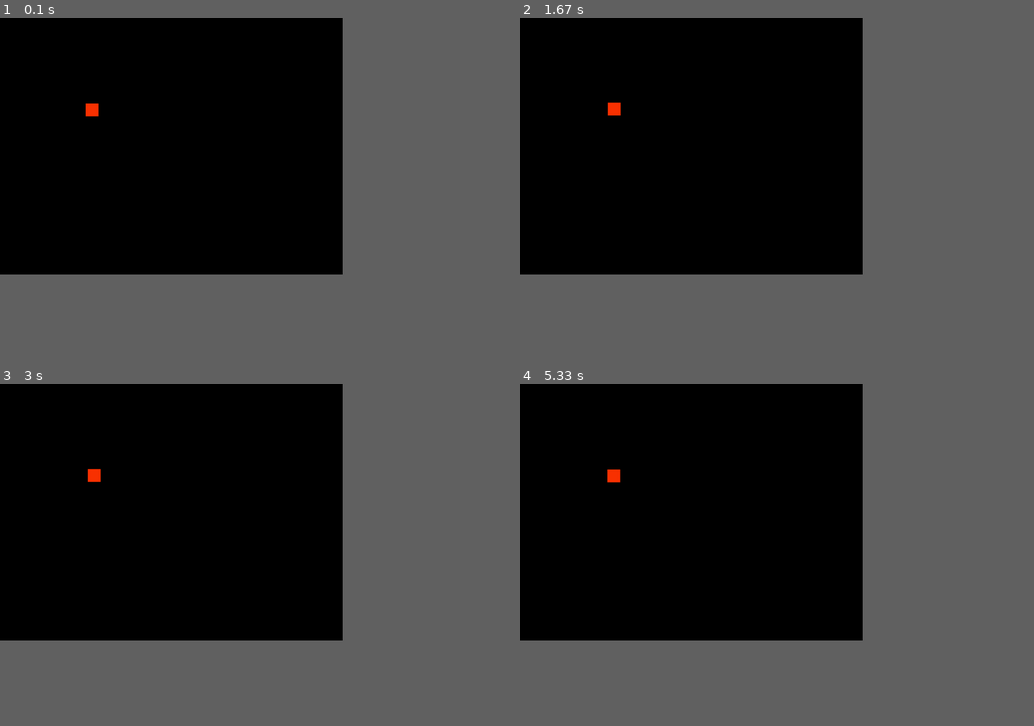
Above: before the commit, frames 1-4 (two rows, left to right).
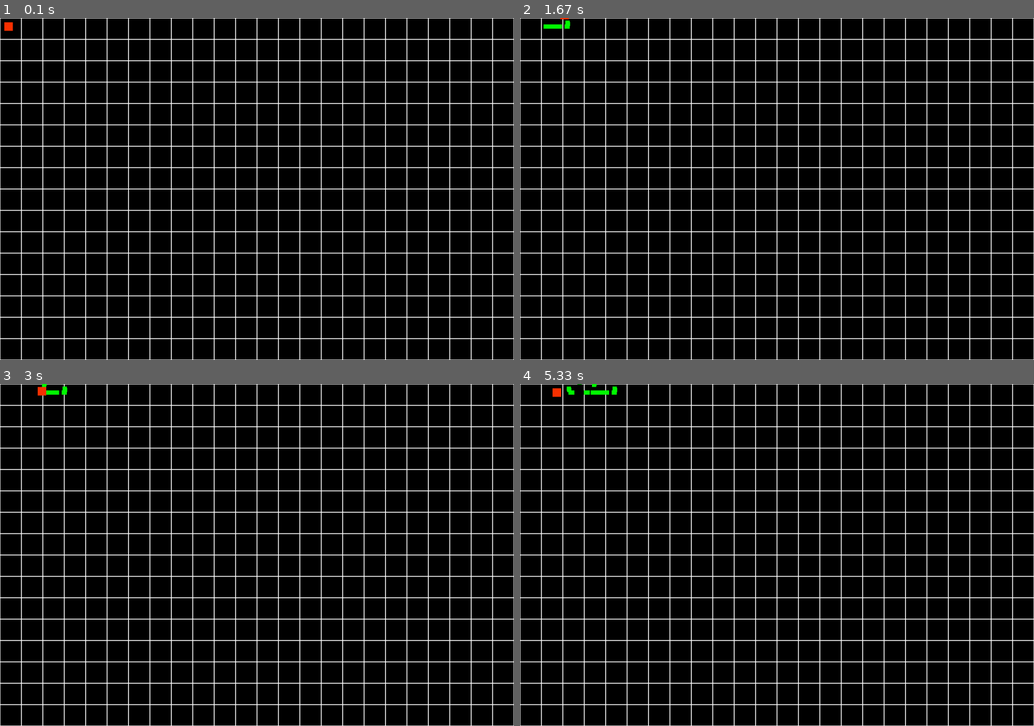
Above: after the commit, the same moments.

Repository: will-hd/Tank-Trouble
Game: pygame game, started from run.py
The game is run twice, just before and just after one commit, with the same random seed, the same clock (stepped at 60 frames per second) and the same inputs.
Inputs:
- Up to frame 1 (0.1 s): no input
- Up to frame 2 (1.67 s): hold F 0.33-0.8 s; hold Right 0.33-0.8 s; hold Right 0.83-1.3 s; tap F at 0.9, 1.2, 1.4 s; hold Up 1.33-1.63 s
- Up to frame 3 (3 s): hold Right 1.67-2.13 s; tap F at 1.73, 2.03, 2.23, 2.53, 2.8 s; hold Left 2.17-2.7 s; hold Down from 2.73 s (still down)
- Up to frame 4 (5.33 s): release Down at 3.03 s; hold Left 3.07-3.47 s; tap F at 3.13, 3.43, 3.57, 3.97, 4.27, 4.63, 5.03 s; hold Up 3.5-3.87 s; hold Right 3.9-4.53 s; hold Down 4.57-4.93 s; hold Left from 4.97 s (still down)
In our replay, the window is 600x450 before the commit and 900x600 after it. These sizes can differ from the game's own. Grey fills any space a smaller window leaves; there, only what the larger window draws over its background counts as a difference.

The runs differ from the first frame. In frame 1, 13% of the frame differs, in the area x 0-100%, y 0-100%; in frame 2, 13%; in frame 3, 13%; in frame 4, 13%.

Commit message:
feat: initial bullets added

Diff:
--- /dev/null
+++ b/bullets.py
@@ -0,0 +1,13 @@
+import pygame
+
+class Bullet(pygame.sprite.Sprite):
+    def __init__(self, pos_x: float, pos_y: float) -> None:
+        super().__init__()
+
+        self.image = pygame.Surface([10, 10])
+        self.image.fill((0, 250, 0))
+
+        self.rect = self.image.get_rect(center = (int(pos_x), int(pos_y)))
+
+    def update(self):
+        self.rect.x += 1
--- a/run.py
+++ b/run.py
@@ -1,43 +1,77 @@
 import pygame
 import numpy as np
 from tank import Tank
+from bullets import Bullet
 
 # Initialise pygame
 pygame.init()
 
-DISPLAY_WIDTH =  800
-DISPLAY_HEIGHT = 600
+class Game():
+    def __init__(self) -> None:
+        self.clock = pygame.time.Clock()
 
-# Create screen
-screen = pygame.display.set_mode((DISPLAY_WIDTH, DISPLAY_HEIGHT))
-backdrop = pygame.Surface([DISPLAY_WIDTH, DISPLAY_HEIGHT])
-backdrop_box = screen.get_rect()
+        self.DISPLAY_WIDTH, self.DISPLAY_HEIGHT = 1200, 800
 
-# Instantiate a tank and sprite group
-tank = Tank()
-tank_group = pygame.sprite.Group()
-tank_group.add(tank)
+        # Create screen
+        self.screen = pygame.display.set_mode((self.DISPLAY_WIDTH, self.DISPLAY_HEIGHT))
+        self.backdrop = pygame.Surface([self.DISPLAY_WIDTH, self.DISPLAY_HEIGHT])
+        self.backdrop_box = self.screen.get_rect()
 
-# Game loop
-GAME_RUNNING = True
-while GAME_RUNNING:
+        self.add_tank()
+        self.bullet_group = pygame.sprite.Group()
 
-    for event in pygame.event.get():
-        if event.type == pygame.QUIT:
-            GAME_RUNNING = False
+    def add_tank(self) -> None:
+        # Instantiate a tank and sprite group
+        self.tank = Tank()
+        self.tank_group = pygame.sprite.Group()
+        self.tank_group.add(self.tank)
 
-    keys = pygame.key.get_pressed()
-    if keys[pygame.K_RIGHT]:
-        tank.control(0.1, 0)
-    if keys[pygame.K_LEFT]:
-        tank.control(-0.1, 0)
-    if keys[pygame.K_UP]:
-        tank.control(0, -0.1)
-    if keys[pygame.K_DOWN]:
-        tank.control(0, +0.1)
+    def run(self):
+        # Game loop
 
-    screen.blit(backdrop, backdrop_box)
-    tank.update()
-    tank_group.draw(screen)
+        GAME_RUNNING = True
 
-    pygame.display.update()
+        while GAME_RUNNING:
+
+            for event in pygame.event.get():
+                if event.type == pygame.QUIT:
+                    GAME_RUNNING = False
+
+            keys = pygame.key.get_pressed()
+            if keys[pygame.K_RIGHT]:
+                self.tank.control(self.tank.tank_speed, 0)
+            if keys[pygame.K_LEFT]:
+                self.tank.control(-self.tank.tank_speed, 0)
+            if keys[pygame.K_UP]:
+                self.tank.control(0, -self.tank.tank_speed)
+            if keys[pygame.K_DOWN]:
+                self.tank.control(0, +self.tank.tank_speed)
+
+            if keys[pygame.K_f]:
+                self.bullet_group.add(self.tank.create_bullet())
+
+            # Draw screen and grid
+            self.screen.blit(self.backdrop, self.backdrop_box)
+            self.draw_grid()
+
+            self.bullet_group.update()
+            self.tank_group.update()
+            self.bullet_group.draw(self.screen)
+            self.tank_group.draw(self.screen)
+
+            pygame.display.flip()
+            self.clock.tick(30)
+
+    def draw_grid(self):
+
+        BLOCKSIZE = 50 #Set the size of the grid block
+
+        for x in range(0, self.DISPLAY_WIDTH, BLOCKSIZE):
+            for y in range(0, self.DISPLAY_HEIGHT, BLOCKSIZE):
+
+                rect = pygame.Rect(x, y, BLOCKSIZE, BLOCKSIZE)
+                pygame.draw.rect(self.screen, (255, 255, 255), rect, 1)
+
+if __name__ == '__main__':
+    g = Game()
+    g.run()
--- a/tank.py
+++ b/tank.py
@@ -1,18 +1,20 @@
 import pygame
 import numpy as np
+from bullets import Bullet
 
 class Tank(pygame.sprite.Sprite):
     def __init__(self) -> None:
-        pygame.sprite.Sprite.__init__(self)
+        super().__init__()
 
-        self.image = pygame.Surface([30, 30])
+        self.image = pygame.Surface([20, 20])
         self.image.fill((250, 50, 0))
 
+        self.pos_x, self.pos_y = 20, 20
         self.rect = self.image.get_rect()
 
-        self.X, self.Y = 200, 200
         self.dx, self.dy = 0, 0
-        self.rect.x, self.rect.y = self.X, self.Y
+
+        self.tank_speed = 3
 
     def control(self, dx, dy):
         self.dx += dx
@@ -23,11 +25,14 @@
         Update tank's position
         """
         # Update with floating point accuracy
-        self.X += self.dx
-        self.Y += self.dy
+        self.pos_x += self.dx
+        self.pos_y += self.dy
 
-        # Conver to integer
-        self.rect.x = int(self.X)
-        self.rect.y = int(self.Y)
+        # Convert to integer for pygame to use
+        self.rect.centerx = int(self.pos_x)
+        self.rect.centery = int(self.pos_y)
 
         (self.dx, self.dy) = (0, 0) # Reset back to zero for next frame
+
+    def create_bullet(self):
+        return Bullet(self.pos_x, self.pos_y)
